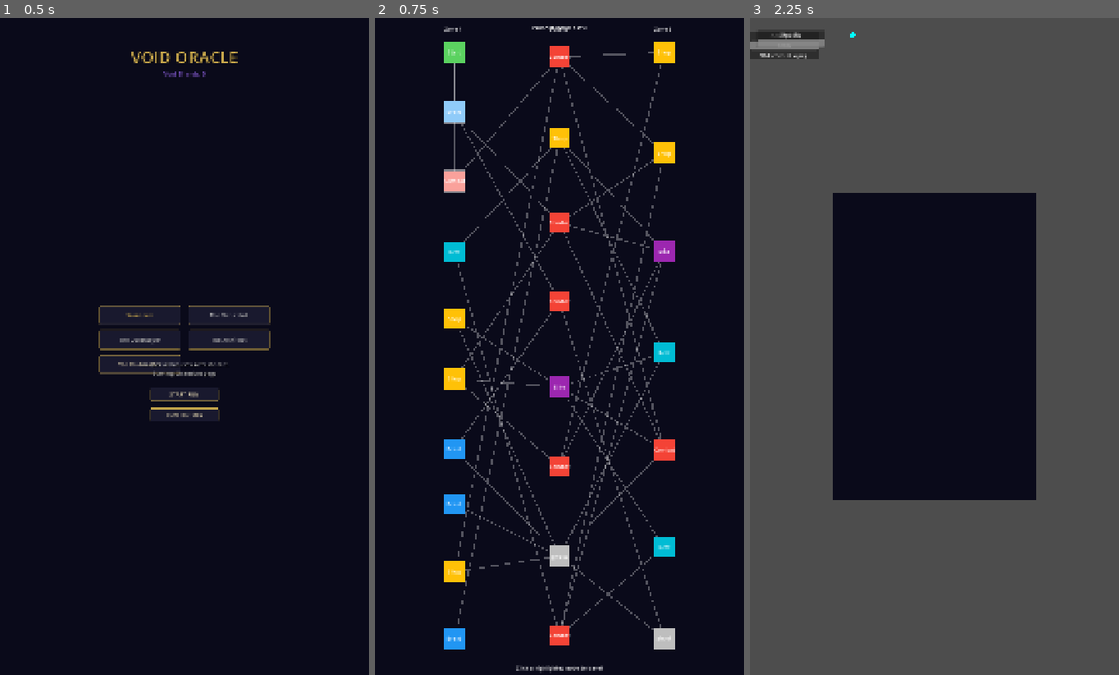
Above: before the commit, frames 1-3 (left to right).
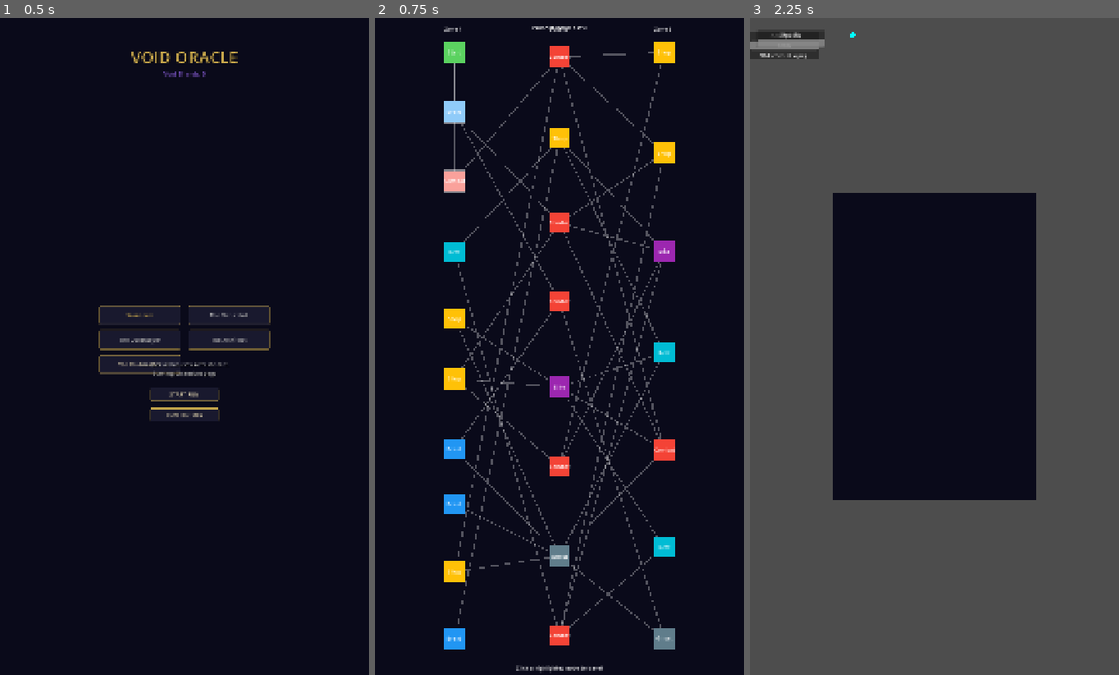
Above: after the commit, the same moments.

Repository: klampatech/void-oracle
Game: Godot game, scene res://scenes/menus/MainMenu.tscn
Two runs of this game, one before a commit and one after it. Both use one fixed random seed, a clock stepped at 60 frames per second and the inputs below.
Inputs (mouse positions are in pixels of both pictures, inside the frame that each line leads up to):
- Up to frame 1 (0.5 s): no input
- Up to frame 2 (0.75 s): click "START RUN" at 0.5 s
- Up to frame 3 (2.25 s): tap A at 1.25, 2 s; drag from (831, 50) to (971, 201) at 1.27 s; drag from (831, 109) to (916, 477) at 2.02 s

Frame 1 is identical in both runs. In frame 2, 0.3% of the frame differs, in the area x 47-82%, y 80-97%; in frame 3, nothing differs.
Error in both runs: Trying to assign an array of type "Array" to a variable of type "Array[String]". (res://scripts/game/pegs/BasePeg.gd:70)

Commit message:
fix: Track map node position across encounters
- Add _current_map_node tracking in RunManager to preserve player position
- Pass starting_node to RunMap.initialize_map() so position is preserved after encounters
- Previously the map always reset to zone1_start after each encounter
- Add ghost node type visual definitions (NODE_COLORS, NODE_NAMES)

Co-Authored-By: Claude Opus 4.6 <noreply@anthropic.com>

Diff:
--- a/scripts/game/RunManager.gd
+++ b/scripts/game/RunManager.gd
@@ -22,6 +22,9 @@
 
 ## Current zone (1, 2, or 3)
 var _current_zone: int = 1
+
+## Current node ID on the map (for tracking player position)
+var _current_map_node: String = "zone1_start"
 
 
 func _ready() -> void:
@@ -35,6 +38,7 @@
 func start_new_run(seed: int, class_id: String = "none") -> void:
 	_map_seed = seed
 	_current_zone = 1
+	_current_map_node = "zone1_start"  # Reset to start node for new runs
 	_run_map = null
 	_board = null
 	_encounter_manager = null
@@ -58,12 +62,12 @@
 	if map_scene:
 		_run_map = map_scene.instantiate()
 		add_child(_run_map)
-		_run_map.initialize_map(_map_seed)
+		_run_map.initialize_map(_map_seed, _current_map_node)
 
 		# Connect node selection
 		_run_map.node_selected.connect(_on_map_node_selected)
 
-		print("RunManager: Showing map")
+		print("RunManager: Showing map at node: ", _current_map_node)
 	else:
 		push_error("Failed to load map scene")
 
@@ -74,6 +78,9 @@
 		return
 
 	print("RunManager: Node selected: ", node_id, " type: ", node_data.get("type", "unknown"))
+
+	# Track the current node (will be used when returning to map after encounter)
+	_current_map_node = node_id
 
 	# Start encounter based on node type
 	_start_encounter(node_data)
--- a/scripts/game/map/MapNode.gd
+++ b/scripts/game/map/MapNode.gd
@@ -9,8 +9,9 @@
 	"elite": Color("#9C27B0"),      # Purple
 	"event": Color("#2196F3"),      # Blue
 	"shop": Color("#FFC107"),       # Amber
-	"rest": Color("#00BCD4"),        # Cyan
-	"boss": Color("#FF5722"),       # Deep Orange
+	"rest": Color("#00BCD4"),       # Cyan
+	"boss": Color("#FF5722"),      # Deep Orange
+	"ghost": Color("#607D8B"),     # Blue Grey - Ghost board encounter
 }
 
 ## Node type display names
@@ -22,6 +23,7 @@
 	"shop": "Shop",
 	"rest": "Rest",
 	"boss": "Boss",
+	"ghost": "Ghost",
 }
 
 ## Node data
--- a/scripts/game/map/RunMap.gd
+++ b/scripts/game/map/RunMap.gd
@@ -40,17 +40,17 @@
 	add_child(_map_generator)
 
 
-## Initialize map with seed
-func initialize_map(seed: int) -> void:
+## Initialize map with seed and optional starting node
+func initialize_map(seed: int, starting_node: String = "zone1_start") -> void:
 	# Generate map data
 	_map_data = _map_generator.generate_map(seed)
 
 	# Build visual representation
-	_build_map_visuals()
+	_build_map_visuals(starting_node)
 
 
 ## Build the visual representation of the map
-func _build_map_visuals() -> void:
+func _build_map_visuals(starting_node: String = "zone1_start") -> void:
 	# Clear existing
 	_clear_map()
 
@@ -64,7 +64,7 @@
 	_create_nodes(node_positions)
 
 	# Set initial position
-	_set_current_node("zone1_start")
+	_set_current_node(starting_node)
 
 
 ## Calculate positions for all nodes
Not shown, changed: IMPLEMENTATION_PLAN.md
